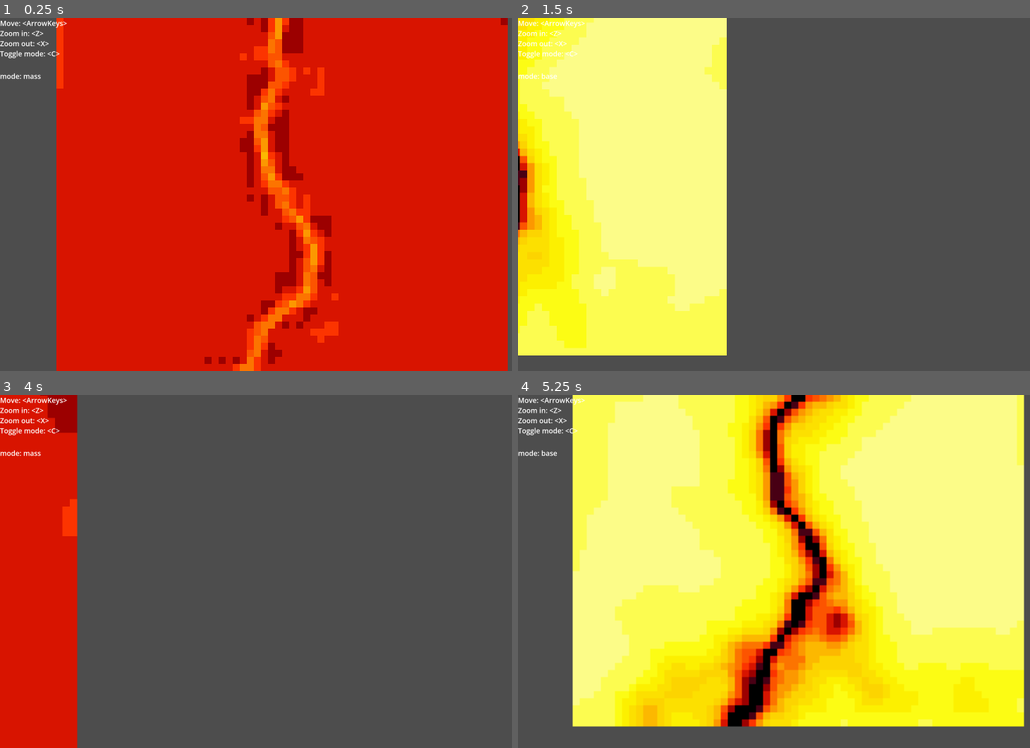
Above: before the commit, frames 1-4 (two rows, left to right).
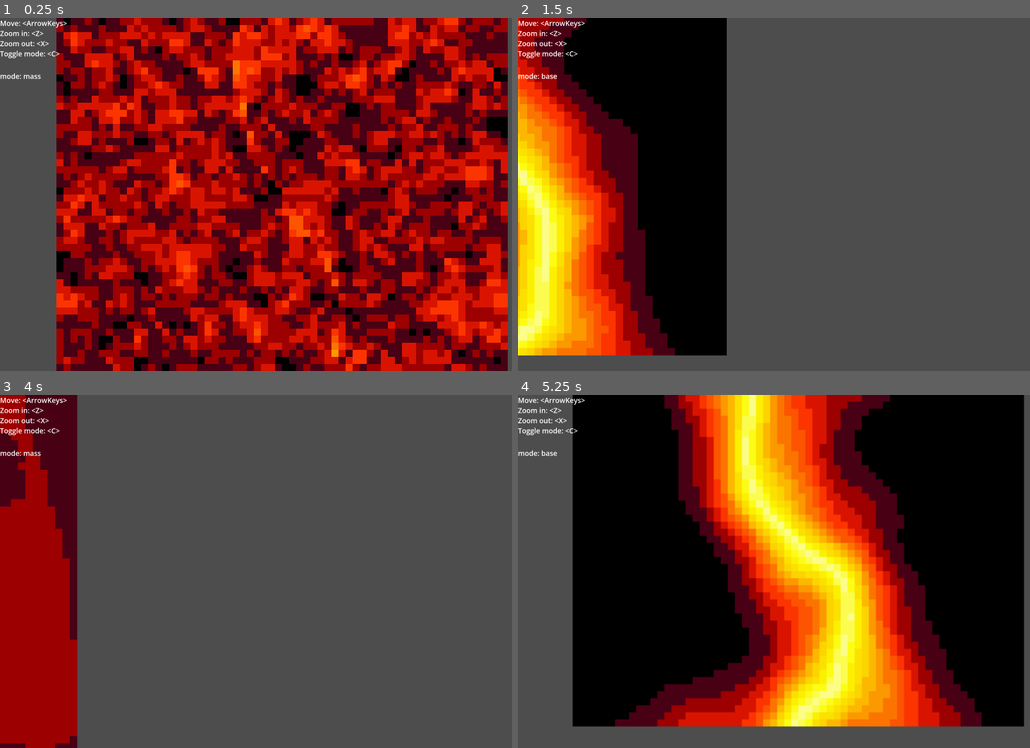
Above: after the commit, the same moments.

Repository: bingecraft-net/sandbox
Game: Godot game, scene res://scenes/game.tscn
Same seed, same stepped clock (60 frames per second), same inputs: the game is played once before the commit and once after it.
Inputs:
- Up to frame 1 (0.25 s): no input
- Up to frame 2 (1.5 s): hold Right (ui_right) 0.53-1.28 s; tap C (toggle mode) at 0.6 s; hold Down (ui_down) from 1.28 s (still down); tap Z (zoom in) at 1.35 s
- Up to frame 3 (4 s): release Down (ui_down) at 2.03 s; hold Right (ui_right) 2.03-2.78 s; tap X (zoom out) at 2.1 s; hold Up (ui_up) 2.78-3.53 s; tap C (toggle mode) at 2.85 s; tap Enter at 3.5 s; hold Left (ui_left) from 3.53 s (still down); tap Z (zoom in) at 3.6 s
- Up to frame 4 (5.25 s): tap X (zoom out) at 4.35 s; release Left (ui_left) at 5.03 s; hold Down (ui_down) from 5.03 s (still down); tap C (toggle mode) at 5.1 s

The runs differ from the first frame. In frame 1, 70% of the frame differs, in the area x 11-100%, y 0-100%; in frame 2, 37%; in frame 3, 15%; in frame 4, 80%, in the area x 10-99%, y 0-94%.

Commit message:
tweak base function

Diff:
--- a/scenes/cell.gd
+++ b/scenes/cell.gd
@@ -10,14 +10,14 @@
 var elapsed = 0
 var mass = Array()
 var mode = true
-const MASS_GAIN := 0.35
+const MASS_GAIN := 0.2
 
 # Called when the node enters the scene tree for the first time.
 func _ready() -> void:
 	for x in range(grid_size):
 		mass.push_back([])
 		for y in range(grid_size):
-			mass[x].push_back(.25)
+			mass[x].push_back(.5 * randf())
 
 func _process(delta: float) -> void:
 	elapsed += delta
@@ -27,17 +27,15 @@
 		for y in range(grid_size):
 			var magnitude = 0.
 			if mode:
-				magnitude = 15.0 * mass[x][y]
+				magnitude = 15.0 * smoothstep(0., 1.0, mass[x][y])
 			else:
-				magnitude = 16.0 * sample(x, y, elapsed)
+				magnitude = 15.0 * smoothstep(0., 1.0, 1. - sample(x, y, elapsed))
 			map.set_cell(Vector2i(x, y), 0, floor(magnitude) * Vector2i.RIGHT)
 
 
 func sample(x: float, y: float, time: float) -> float:
 	var a = noise.get_noise_3d(x + offset.x, y + offset.y, time)
-	var fx = atan(a * 24)
-	var gx = 1 - cos(fx)
-	return gx
+	return pow(abs(sin(PI * a)), 0.5)
 
 func _on_node_2d_character_on_mode_change() -> void:
 	mode = not mode
--- a/scenes/cell.tscn
+++ b/scenes/cell.tscn
@@ -1,6 +1,6 @@
 [gd_scene format=3 uid="uid://7ilqwtgr43ip"]
 
-[ext_resource type="Script" uid="uid://ca58c7kg13gvv" path="res://scripts/cell.gd" id="1_upbjj"]
+[ext_resource type="Script" uid="uid://ca58c7kg13gvv" path="res://scenes/cell.gd" id="1_upbjj"]
 [ext_resource type="Texture2D" uid="uid://berwu3o6jau64" path="res://sprites/atlas.png" id="2_0s7o3"]
 
 [sub_resource type="TileSetAtlasSource" id="TileSetAtlasSource_nm02e"]
--- a/scenes/game.tscn
+++ b/scenes/game.tscn
@@ -5,6 +5,7 @@
 [ext_resource type="PackedScene" uid="uid://1b62wt0iucbm" path="res://scenes/character.tscn" id="2_lnu2h"]
 
 [sub_resource type="FastNoiseLite" id="FastNoiseLite_0e48y"]
+frequency = 0.005
 
 [node name="Game" type="Node2D" unique_id=1279532778]
 script = ExtResource("1_e2o6t")
